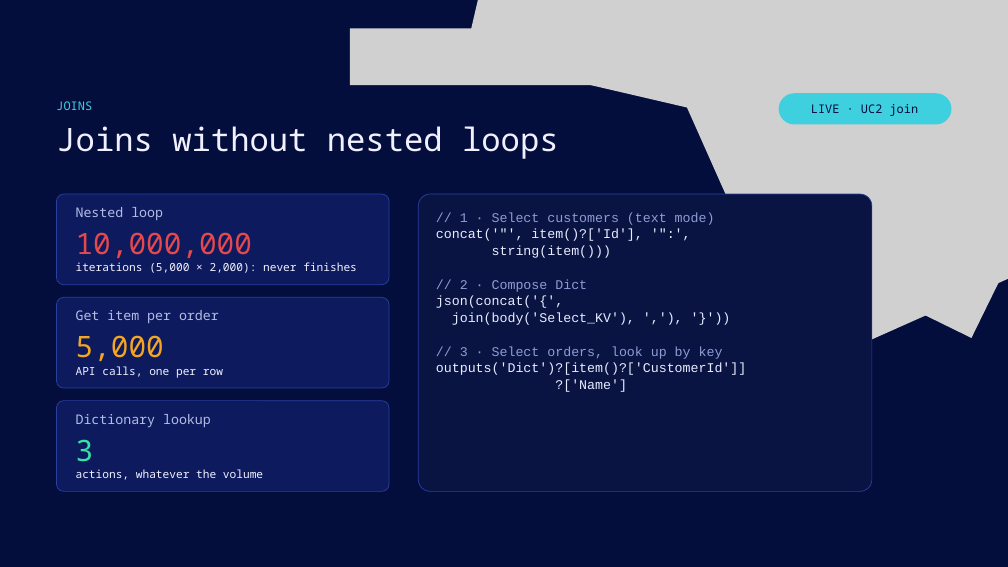
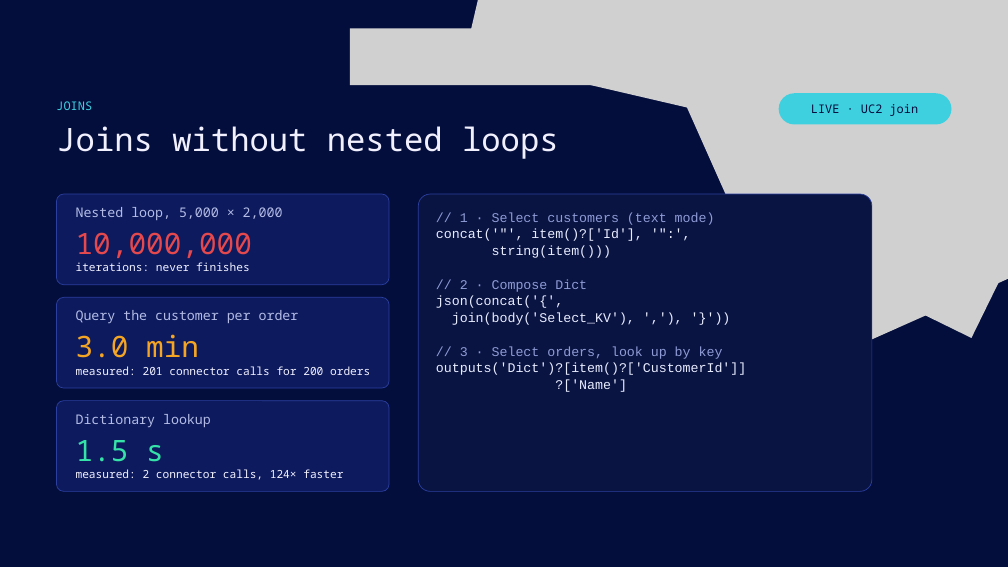
Before and after one commit to david-lorenzo88/power-automate-optimization-techniques, a slide deck: slide 13 of deck/From-Hours-to-Seconds.pptx (slide 12 before the commit). Drawn at 1008x567 pixels with LibreOffice and Linux fonts; fonts in the diff are those of the drawing; grey boxes stand for pictures; background and template pictures are left out. Boxes give left, top, right and bottom in pixels: in the first picture for what was removed or moved away, otherwise in the second. Text is boxed around its words. In the diff, an @@ line names an element or a change of style, - is before the commit and + after.

```diff
--- a/deck/From-Hours-to-Seconds.pptx
+++ b/deck/From-Hours-to-Seconds.pptx
@@ text at (76,207,283,220): text changed @@
-Nested loop
+Nested loop, 5,000 × 2,000
@@ text at (76,262,250,271): text changed @@
-iterations (5,000 × 2,000): never finishes
+iterations: never finishes
@@ text at (76,310,299,323): text changed @@
-Get item per order
+Query the customer per order
@@ text at (76,334,199,358): text changed @@
-5,000
+3.0 min
@@ text at (76,366,370,375): text changed @@
-API calls, one per row
+measured: 201 connector calls for 200 orders
@@ text at (76,440,164,462): text changed @@
-3
+1.5 s
@@ text at (76,469,343,480): text changed @@
-actions, whatever the volume
+measured: 2 connector calls, 124× faster
```
Also in this commit, not shown: 12 other slides changed, 3 slides added, 1 slide removed, 3 other files.
